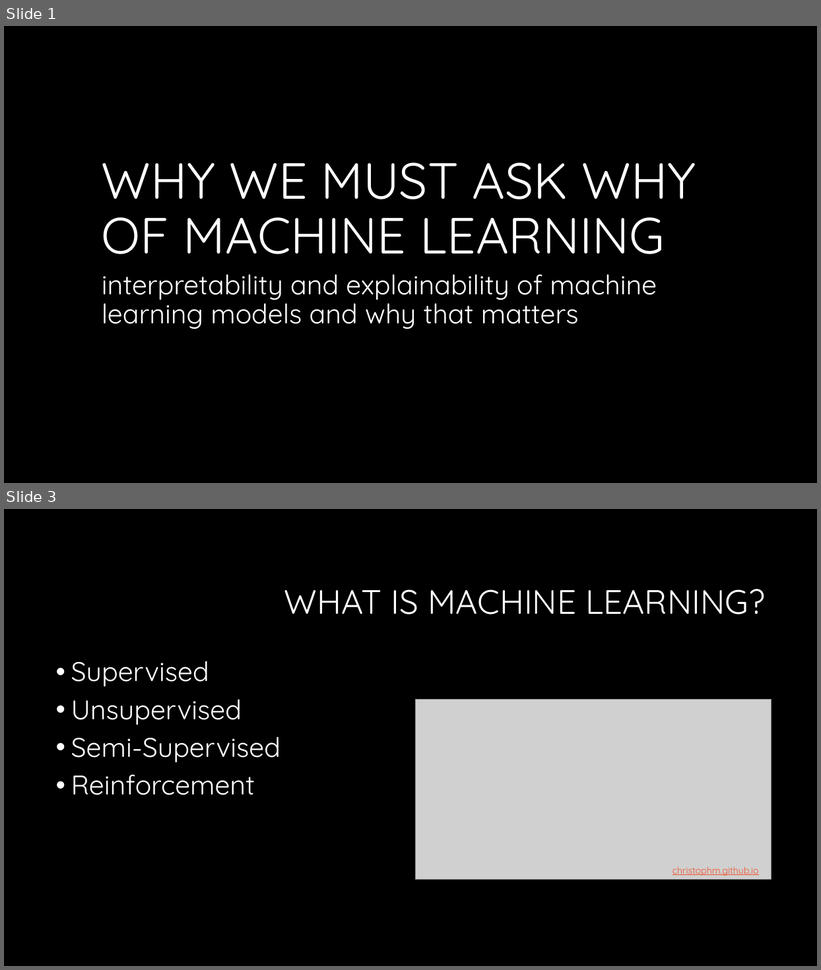
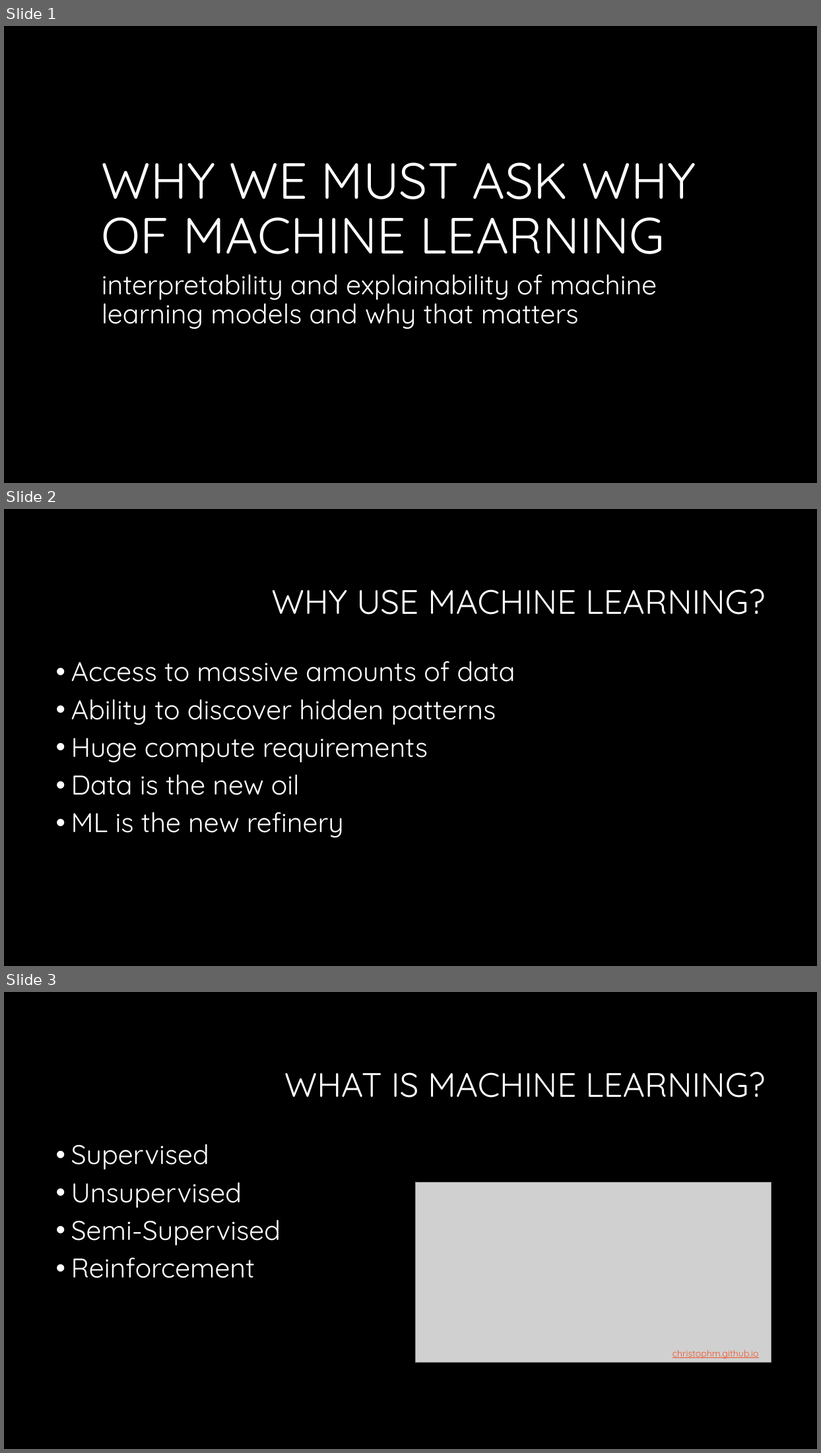
Before and after one commit to newmancodes/why-we-must-ask-why-of-machine-learning, a slide deck: Why We Must Ask Why of Machine Learning.pptx. Shown one above the other, each under a label of ours: slides 1 and 3 before the commit, slides 1, 2 and 3 after it; the slides between them are not shown. The pictures are 821x970 and 821x1453 pixels, drawn with LibreOffice and Linux fonts; fonts in the diff are those of the drawing; grey boxes stand for pictures; background and template pictures are left out. Boxes give left, top, right and bottom in pixels: in the first picture for what was removed or moved away, otherwise in the second. Text is boxed around its words. In the diff, an @@ line names an element or a change of style, - is before the commit and + after.

```diff
--- a/Why We Must Ask Why of Machine Learning.pptx
+++ b/Why We Must Ask Why of Machine Learning.pptx
@@ slide 2 added at bbox=[4, 509, 817, 966], background #000000 @@
@@ title added at bbox=[271, 589, 765, 615], 40 pt, text #FFFFFF @@
+WHY USE MACHINE LEARNING?
@@ text added at bbox=[71, 661, 516, 838], 32 pt, text #FFFFFF @@
+• Access to massive amounts of data
+• Ability to discover hidden patterns
+• Huge compute requirements
+• Data is the new oil
+• ML is the new refinery
```
Also in this commit, not shown: 2 slides changed, 2 other slides added, 2 slides removed.
